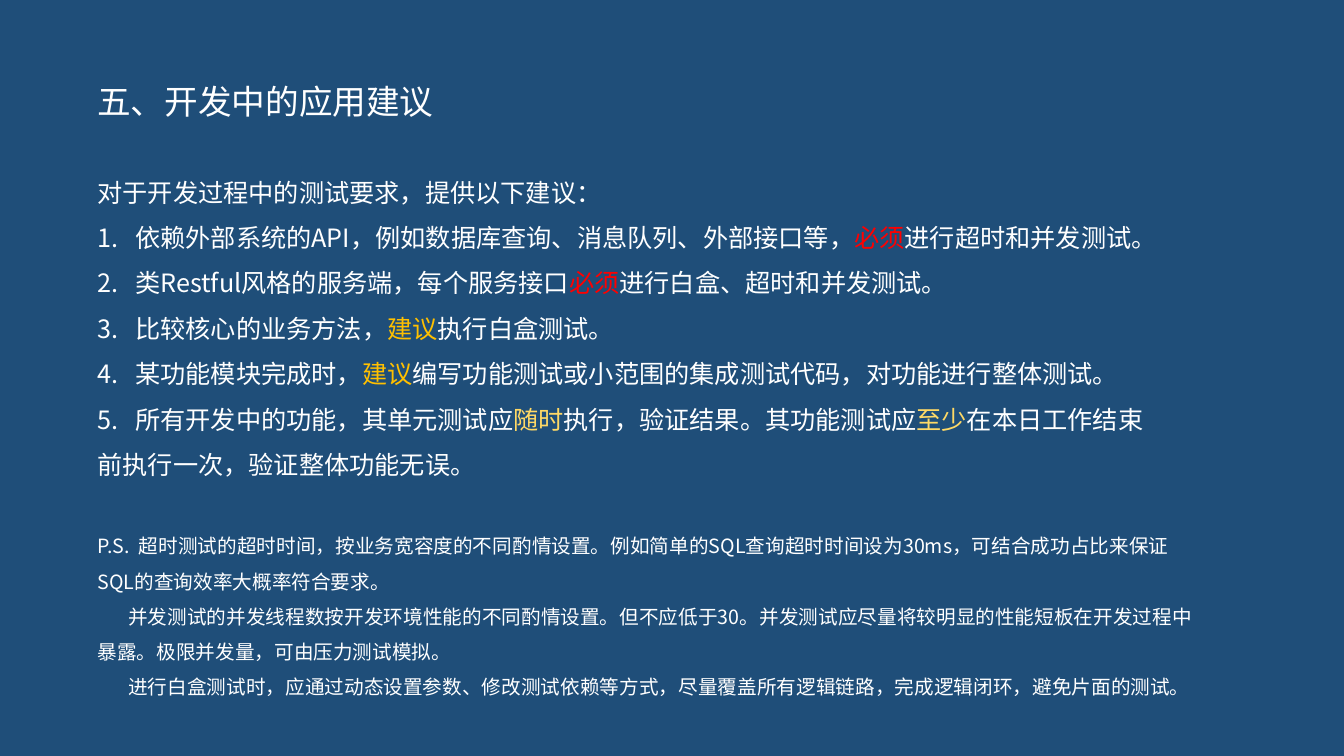
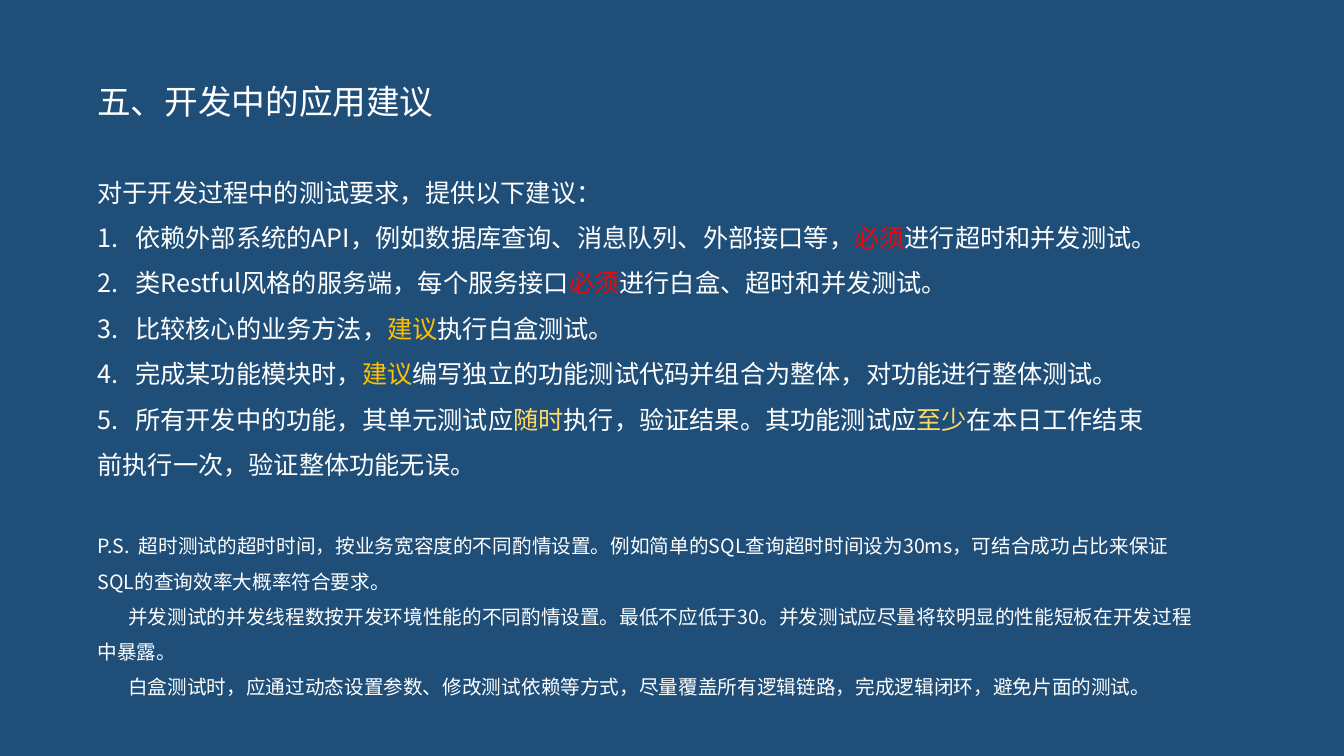
Before and after one commit to pertrichor/hello-testng, a slide deck: slide 81 of demo-server/doc/testNG介绍.pptx (slide 79 before the commit). Drawn at 1344x756 pixels with LibreOffice and Linux fonts; fonts in the diff are those of the drawing. Boxes give left, top, right and bottom in pixels: in the first picture for what was removed or moved away, otherwise in the second. Text is boxed around its words. In the diff, an @@ line names an element or a change of style, - is before the commit and + after.

```diff
--- a/demo-server/doc/testNG介绍.pptx
+++ b/demo-server/doc/testNG介绍.pptx
@@ text at (135,361,1118,386): text changed @@
-4. 某功能模块完成时，建议编写功能测试或小范围的集成测试代码，对功能进行整体测试。
+4. 完成某功能模块时，建议编写独立的功能测试代码并组合为整体，对功能进行整体测试。
@@ text at (97,607,1192,696): text changed @@
-并发测试的并发线程数按开发环境性能的不同酌情设置。但不应低于30。并发测试应尽量将较明显的性能短板在开发过程中暴露。极限并发量，可由压力测试模拟。
-进行白盒测试时，应通过动态设置参数、修改测试依赖等方式，尽量覆盖所有逻辑链路，完成逻辑闭环，避免片面的测试。
+并发测试的并发线程数按开发环境性能的不同酌情设置。最低不应低于30。并发测试应尽量将较明显的性能短板在开发过程中暴露。
+白盒测试时，应通过动态设置参数、修改测试依赖等方式，尽量覆盖所有逻辑链路，完成逻辑闭环，避免片面的测试。
```
Also in this commit, not shown: 3 other slides changed, 2 slides added, 13 other files.
